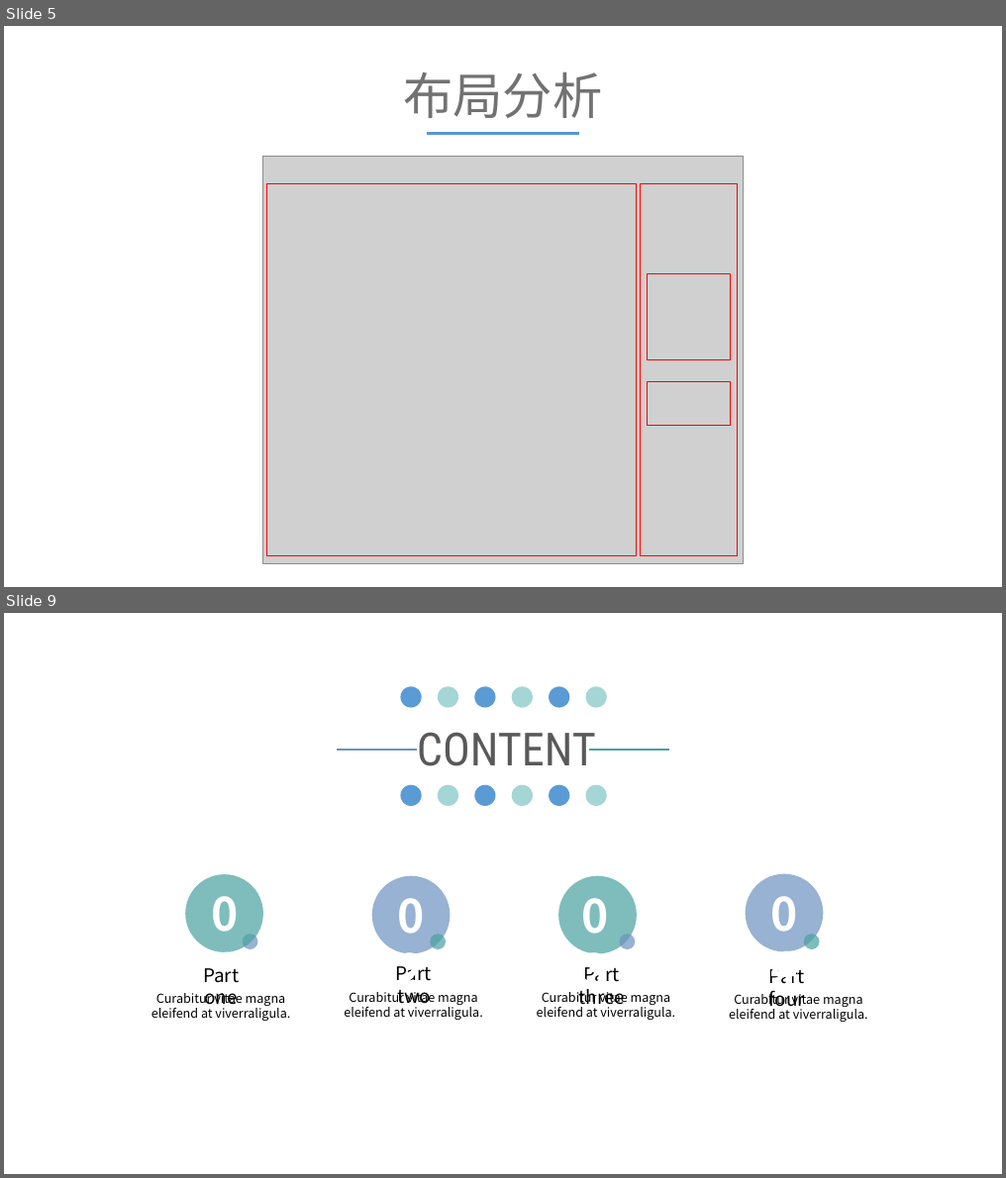
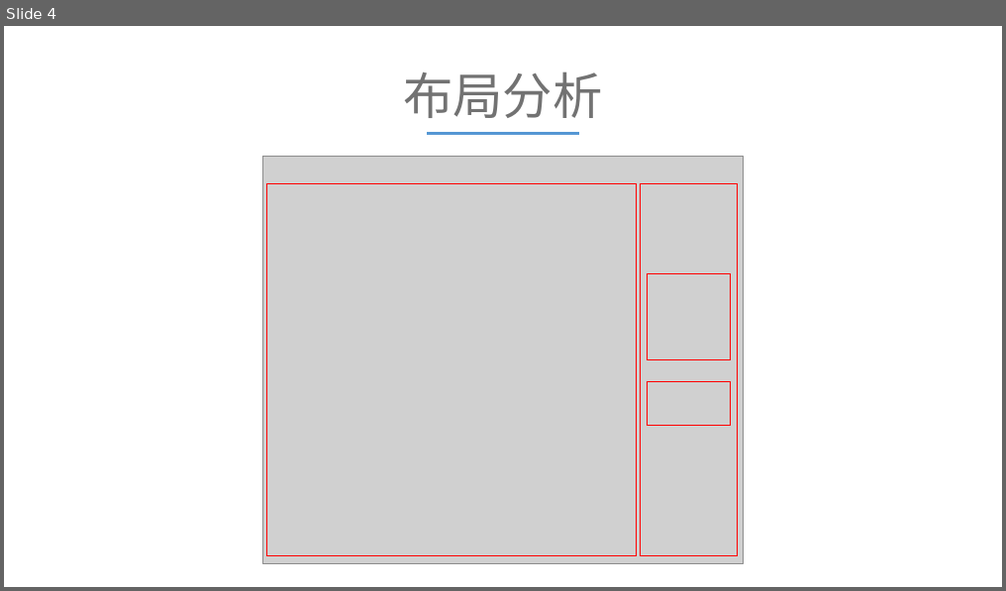
Before and after one commit to AbnerBian/Qt-, a slide deck: ppt/通信1501卞明.pptx. Shown one above the other, each under a label of ours: slides 5 and 9 before the commit, slide 4 after it; the slides between them are not shown. The pictures are 1006x1178 and 1006x591 pixels, drawn with LibreOffice and Linux fonts; fonts in the diff are those of the drawing; grey boxes stand for pictures; background and template pictures are left out. Boxes give left, top, right and bottom in pixels: in the first picture for what was removed or moved away, otherwise in the second. Text is boxed around its words. In the diff, an @@ line names an element or a change of style, - is before the commit and + after.

```diff
--- a/ppt/通信1501卞明.pptx
+++ b/ppt/通信1501卞明.pptx
@@ slide 9 removed at [4,613,1002,1174], background picture (left out) @@
@@ group removed at [401,686,607,707]: 6 ellipses @@
@@ line removed from (338, 750) to (417, 750) @@
@@ text removed at [417,732,596,766] @@
-CONTENT
@@ line removed from (589, 750) to (669, 750) @@
@@ group removed at [401,785,607,806]: 6 ellipses @@
@@ ellipse removed at [185,874,263,953] @@
@@ ellipse removed at [372,876,450,955] @@
@@ ellipse removed at [558,876,637,955] @@
@@ ellipse removed at [746,874,823,953] @@
@@ text removed at [196,881,254,945] @@
-01
@@ text removed at [377,884,445,947] @@
-02
@@ text removed at [561,884,629,947] @@
-03
@@ text removed at [750,881,818,945] @@
-04
@@ ellipse removed at [242,934,257,950] @@
@@ ellipse removed at [430,934,446,950] @@
@@ ellipse removed at [620,934,635,950] @@
@@ ellipse removed at [804,934,820,950] @@
@@ text removed at [203,968,239,1010] @@
-Part one
@@ text removed at [396,966,432,1008] @@
-Part two
@@ text removed at [578,967,625,1009] @@
-Part three
@@ text removed at [152,993,290,1021] @@
-Curabitur vitae magna eleifend at viverraligula.
@@ text removed at [344,990,483,1020] @@
-Curabitur vitae magna eleifend at viverraligula.
@@ text removed at [537,989,675,1020] @@
-Curabitur vitae magna eleifend at viverraligula.
@@ text removed at [729,991,868,1022] @@
-Curabitur vitae magna eleifend at viverraligula.
@@ text removed at [769,969,805,1012] @@
-Part four
@@ what was slide 5 is now slide 4 @@
```
Also in this commit, not shown: 3 slides changed, 6 slides added, 15 other slides removed, 2 other files.
